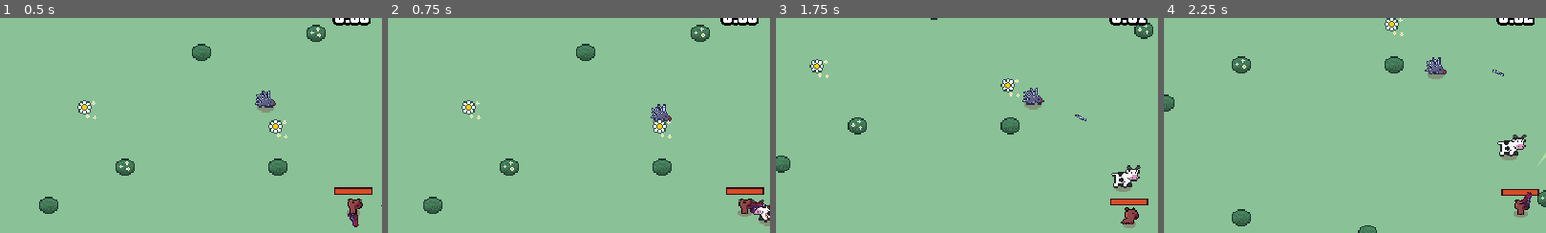
Above: before the commit, frames 1-4 (left to right).
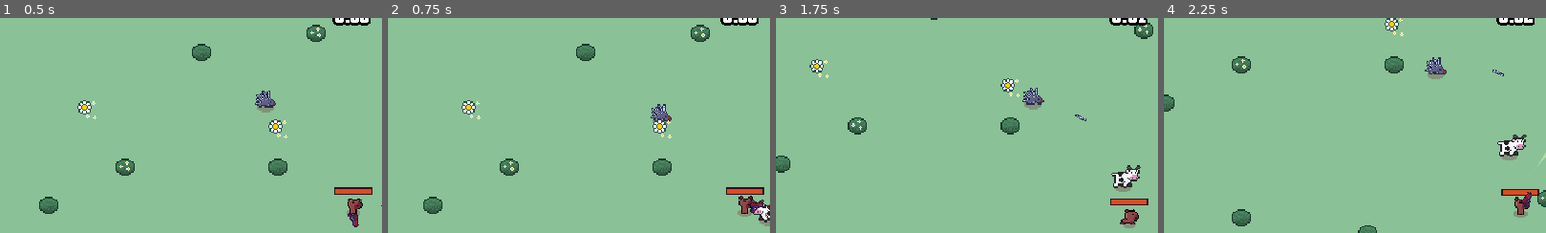
Above: after the commit, the same moments.

Repository: Sundwell/ritka-rampage
Game: Godot game, scene res://scenes/main/main.tscn
Two runs of this game, one before a commit and one after it. Both use one fixed random seed, a clock stepped at 60 frames per second and the inputs below.
Inputs (mouse positions are % of the whole screen's width and height, from its top left):
- Up to frame 1 (0.5 s): no input
- Up to frame 2 (0.75 s): move the mouse to (72, 45) at 0.52 s; press the mouse at (72, 45) at 0.53 s; hold D (move_right) from 0.53 s (still down)
- Up to frame 3 (1.75 s): move the mouse to (30, 55) at 1.27 s; release D (move_right) at 1.28 s; release the mouse at (30, 55) at 1.28 s; hold S (move_down) from 1.28 s (still down); click (30, 55) at 1.35 s
- Up to frame 4 (2.25 s): move the mouse to (60, 28) at 2.02 s; release S (move_down) at 2.03 s; press the mouse at (60, 28) at 2.03 s; hold D (move_right) from 2.03 s (still down); tap W (move_top) at 2.1 s
The pictures show only the part of the screen within x 4-54%, y 4-54%; the shares and areas given below are measured in that part.

Frame 1 is identical in both runs. In frame 2, 0.1% of the frame differs, in the area x 91-96%, y 82-89%; in frame 3, 0.1%, in the area x 90-95%, y 88-96%; in frame 4, less than 0.1%.

Commit message:
Added dummy sounds to player walking, running and shooting

Diff:
--- a/scenes/game_object/player/player.gd
+++ b/scenes/game_object/player/player.gd
@@ -11,7 +11,9 @@
 
 @onready var health_component = $HealthComponent
 @onready var weapon_controller = $WeaponController
-@onready var sprite: AnimatedSprite2D = $AnimatedSprite2D
+@onready var step_sound: AudioStreamPlayer = $SFX/Step
+@onready var animation_player = $AnimationPlayer
+@onready var visuals = $Visuals
 
 
 func _ready():
@@ -38,9 +40,9 @@
 
 func flip():
 	if velocity.x < 0:
-		sprite.flip_h = true
+		visuals.scale.x = -1
 	elif velocity.x > 0:
-		sprite.flip_h = false
+		visuals.scale.x = 1
 
 
 func get_movement_direction() -> Vector2:
@@ -55,10 +57,13 @@
 	var target_velocity = direction.normalized() * speed
 	velocity = velocity.lerp(target_velocity, 1.0 - exp(-ACCELERATION_SMOOTHING * get_physics_process_delta_time()))
 
+	#step_sound.playing = true
+
 
 #region States
 func enter_state_idle():
-	sprite.play('idle')
+	animation_player.play("idle")
+	step_sound.stop()
 	velocity = Vector2.ZERO
 	weapon_controller.visible = true
 
@@ -81,14 +86,14 @@
 
 	if mutations.has(MutationUpgrade.Type.RUN_WHILE_SHOOTING):
 		weapon_controller.visible = true
-		sprite.play("run")
+		animation_player.play("run")
 	else:
 		if is_shooting:
 			weapon_controller.visible = true
-			sprite.play("walk")
+			animation_player.play("walk")
 		else:
 			weapon_controller.visible = false
-			sprite.play("run")
+			animation_player.play("run")
 #endregion
 
 
--- a/scenes/game_object/player/player.tscn
+++ b/scenes/game_object/player/player.tscn
@@ -7,84 +7,124 @@
 [ext_resource type="PackedScene" uid="uid://cwatwkjukjlvd" path="res://scenes/components/hurtbox_component.tscn" id="3_477au"]
 [ext_resource type="PackedScene" uid="uid://bgs3jisn4rlps" path="res://scenes/components/floating_text/health_changed_text_spawner_component.tscn" id="3_utin2"]
 [ext_resource type="PackedScene" uid="uid://cgti0dc327rmr" path="res://scenes/weapons/weapon_controller/weapon_controller.tscn" id="4_erw3t"]
+[ext_resource type="AudioStream" uid="uid://cjujexkrkwpfb" path="res://scenes/game_object/player/sfx/step.wav" id="5_7v2s2"]
 [ext_resource type="PackedScene" uid="uid://cf5byk2x3b7ae" path="res://scenes/components/health_bar_component.tscn" id="8_cdija"]
+
+[sub_resource type="Animation" id="Animation_h1ibp"]
+resource_name = "run"
+length = 0.3
+loop_mode = 1
+step = 0.05
+tracks/0/type = "value"
+tracks/0/imported = false
+tracks/0/enabled = true
+tracks/0/path = NodePath("Visuals/Sprite2D:frame")
+tracks/0/interp = 1
+tracks/0/loop_wrap = true
+tracks/0/keys = {
+"times": PackedFloat32Array(0, 0.15),
+"transitions": PackedFloat32Array(1, 1),
+"update": 1,
+"values": [4, 5]
+}
+tracks/1/type = "value"
+tracks/1/imported = false
+tracks/1/enabled = true
+tracks/1/path = NodePath("SFX/Step:playing")
+tracks/1/interp = 1
+tracks/1/loop_wrap = true
+tracks/1/keys = {
+"times": PackedFloat32Array(0),
+"transitions": PackedFloat32Array(1),
+"update": 1,
+"values": [true]
+}
+
+[sub_resource type="Animation" id="Animation_ua7qg"]
+resource_name = "idle"
+length = 0.8
+loop_mode = 1
+step = 0.2
+tracks/0/type = "value"
+tracks/0/imported = false
+tracks/0/enabled = true
+tracks/0/path = NodePath("Visuals/Sprite2D:frame")
+tracks/0/interp = 1
+tracks/0/loop_wrap = true
+tracks/0/keys = {
+"times": PackedFloat32Array(0, 0.2, 0.4, 0.6),
+"transitions": PackedFloat32Array(1, 1, 1, 1),
+"update": 1,
+"values": [0, 1, 2, 3]
+}
+
+[sub_resource type="Animation" id="Animation_xh0by"]
+length = 0.001
+tracks/0/type = "value"
+tracks/0/imported = false
+tracks/0/enabled = true
+tracks/0/path = NodePath("Visuals/Sprite2D:frame")
+tracks/0/interp = 1
+tracks/0/loop_wrap = true
+tracks/0/keys = {
+"times": PackedFloat32Array(0),
+"transitions": PackedFloat32Array(1),
+"update": 1,
+"values": [0]
+}
+tracks/1/type = "value"
+tracks/1/imported = false
+tracks/1/enabled = true
+tracks/1/path = NodePath("SFX/Step:playing")
+tracks/1/interp = 1
+tracks/1/loop_wrap = true
+tracks/1/keys = {
+"times": PackedFloat32Array(0),
+"transitions": PackedFloat32Array(1),
+"update": 1,
+"values": [false]
+}
+
+[sub_resource type="Animation" id="Animation_p8w2y"]
+resource_name = "walk"
+length = 0.4
+loop_mode = 1
+step = 0.1
+tracks/0/type = "value"
+tracks/0/imported = false
+tracks/0/enabled = true
+tracks/0/path = NodePath("Visuals/Sprite2D:frame")
+tracks/0/interp = 1
+tracks/0/loop_wrap = true
+tracks/0/keys = {
+"times": PackedFloat32Array(0, 0.2),
+"transitions": PackedFloat32Array(1, 1),
+"update": 1,
+"values": [0, 2]
+}
+tracks/1/type = "value"
+tracks/1/imported = false
+tracks/1/enabled = true
+tracks/1/path = NodePath("SFX/Step:playing")
+tracks/1/interp = 1
+tracks/1/loop_wrap = true
+tracks/1/keys = {
+"times": PackedFloat32Array(0),
+"transitions": PackedFloat32Array(1),
+"update": 1,
+"values": [true]
+}
+
+[sub_resource type="AnimationLibrary" id="AnimationLibrary_1615c"]
+_data = {
+"RESET": SubResource("Animation_xh0by"),
+"idle": SubResource("Animation_ua7qg"),
+"run": SubResource("Animation_h1ibp"),
+"walk": SubResource("Animation_p8w2y")
+}
 
 [sub_resource type="CircleShape2D" id="CircleShape2D_tjwd4"]
 radius = 32.0
-
-[sub_resource type="AtlasTexture" id="AtlasTexture_dtope"]
-atlas = ExtResource("1_aes1j")
-region = Rect2(0, 0, 16, 16)
-
-[sub_resource type="AtlasTexture" id="AtlasTexture_0n74r"]
-atlas = ExtResource("1_aes1j")
-region = Rect2(16, 0, 16, 16)
-
-[sub_resource type="AtlasTexture" id="AtlasTexture_li5ou"]
-atlas = ExtResource("1_aes1j")
-region = Rect2(32, 0, 16, 16)
-
-[sub_resource type="AtlasTexture" id="AtlasTexture_iiqp5"]
-atlas = ExtResource("1_aes1j")
-region = Rect2(48, 0, 16, 16)
-
-[sub_resource type="AtlasTexture" id="AtlasTexture_3x3as"]
-atlas = ExtResource("1_aes1j")
-region = Rect2(0, 16, 16, 16)
-
-[sub_resource type="AtlasTexture" id="AtlasTexture_d4xka"]
-atlas = ExtResource("1_aes1j")
-region = Rect2(16, 16, 16, 16)
-
-[sub_resource type="AtlasTexture" id="AtlasTexture_eun0i"]
-atlas = ExtResource("1_aes1j")
-region = Rect2(32, 0, 16, 16)
-
-[sub_resource type="AtlasTexture" id="AtlasTexture_l6aby"]
-atlas = ExtResource("1_aes1j")
-region = Rect2(48, 0, 16, 16)
-
-[sub_resource type="SpriteFrames" id="SpriteFrames_vjnt0"]
-animations = [{
-"frames": [{
-"duration": 1.0,
-"texture": SubResource("AtlasTexture_dtope")
-}, {
-"duration": 1.0,
-"texture": SubResource("AtlasTexture_0n74r")
-}, {
-"duration": 1.0,
-"texture": SubResource("AtlasTexture_li5ou")
-}, {
-"duration": 1.0,
-"texture": SubResource("AtlasTexture_iiqp5")
-}],
-"loop": true,
-"name": &"idle",
-"speed": 5.0
-}, {
-"frames": [{
-"duration": 1.0,
-"texture": SubResource("AtlasTexture_3x3as")
-}, {
-"duration": 1.0,
-"texture": SubResource("AtlasTexture_d4xka")
-}],
-"loop": true,
-"name": &"run",
-"speed": 8.0
-}, {
-"frames": [{
-"duration": 1.0,
-"texture": SubResource("AtlasTexture_eun0i")
-}, {
-"duration": 1.0,
-"texture": SubResource("AtlasTexture_l6aby")
-}],
-"loop": true,
-"name": &"walk",
-"speed": 5.0
-}]
 
 [sub_resource type="CircleShape2D" id="CircleShape2D_4sibk"]
 radius = 5.0
@@ -105,6 +145,33 @@
 
 [node name="WeaponController" parent="." instance=ExtResource("4_erw3t")]
 position = Vector2(0, -5)
+
+[node name="SFX" type="Node" parent="."]
+
+[node name="Step" type="AudioStreamPlayer" parent="SFX"]
+stream = ExtResource("5_7v2s2")
+volume_db = -24.0
+
+[node name="AnimationPlayer" type="AnimationPlayer" parent="."]
+libraries = {
+"": SubResource("AnimationLibrary_1615c")
+}
+autoplay = "idle"
+
+[node name="Visuals" type="Node2D" parent="."]
+
+[node name="Shadow" type="Sprite2D" parent="Visuals"]
+modulate = Color(0.494118, 0.454902, 0.4, 0.607843)
+position = Vector2(0, -8)
+scale = Vector2(0.96875, 0.96875)
+texture = ExtResource("3_6ka02")
+offset = Vector2(0, 5)
+
+[node name="Sprite2D" type="Sprite2D" parent="Visuals"]
+texture = ExtResource("1_aes1j")
+offset = Vector2(0, -8)
+hframes = 4
+vframes = 2
 
 [node name="PlayerPickupbox" type="Area2D" parent="."]
 visible = false
@@ -114,19 +181,6 @@
 
 [node name="CollisionShape2D" type="CollisionShape2D" parent="PlayerPickupbox"]
 shape = SubResource("CircleShape2D_tjwd4")
-
-[node name="Shadow" type="Sprite2D" parent="."]
-modulate = Color(0.494118, 0.454902, 0.4, 0.607843)
-position = Vector2(0, -8)
-scale = Vector2(0.96875, 0.96875)
-texture = ExtResource("3_6ka02")
-offset = Vector2(0, 5)
-
-[node name="AnimatedSprite2D" type="AnimatedSprite2D" parent="."]
-position = Vector2(0, -8)
-sprite_frames = SubResource("SpriteFrames_vjnt0")
-animation = &"idle"
-autoplay = "idle"
 
 [node name="HurtboxComponent" parent="." node_paths=PackedStringArray("health_component") instance=ExtResource("3_477au")]
 position = Vector2(0, -5)
--- a/scenes/weapons/pistol/pistol.gd
+++ b/scenes/weapons/pistol/pistol.gd
@@ -8,6 +8,7 @@
 
 @onready var shoot_position = $ShootPosition
 @onready var reload_timer: Timer = $ReloadTimer
+@onready var shoot_sound: AudioStreamPlayer = $SFX/Shoot
 
 
 func _ready():
@@ -30,8 +31,9 @@
 	bullet.rotation = global_rotation
 
 	var entities = get_tree().get_first_node_in_group(Constants.GROUPS.ENTITIES_LAYER)
+	entities.add_child(bullet)
 
-	entities.add_child(bullet)
+	shoot_sound.play()
 
 
 func on_reload_timer_timeout():
--- a/scenes/weapons/pistol/pistol.tscn
+++ b/scenes/weapons/pistol/pistol.tscn
@@ -1,8 +1,9 @@
-[gd_scene load_steps=4 format=3 uid="uid://vpugf0fbno2e"]
+[gd_scene load_steps=5 format=3 uid="uid://vpugf0fbno2e"]
 
 [ext_resource type="Script" path="res://scenes/weapons/pistol/pistol.gd" id="1_8fjpu"]
 [ext_resource type="Texture2D" uid="uid://cwk4lvfawo8db" path="res://scenes/weapons/pistol/pistol.png" id="1_xbhbj"]
 [ext_resource type="PackedScene" uid="uid://ck6vo5d385q3c" path="res://scenes/weapons/pistol/pistol_bullet/pistol_bullet.tscn" id="2_wilu3"]
+[ext_resource type="AudioStream" uid="uid://bb8pliwdcj7wg" path="res://scenes/weapons/pistol/sfx/shoot.wav" id="4_it1t1"]
 
 [node name="Pistol" type="Node2D"]
 z_index = 1
@@ -18,3 +19,9 @@
 
 [node name="ReloadTimer" type="Timer" parent="."]
 wait_time = 0.3
+
+[node name="SFX" type="Node" parent="."]
+
+[node name="Shoot" type="AudioStreamPlayer" parent="SFX"]
+stream = ExtResource("4_it1t1")
+volume_db = -16.0
Not shown: 1 places in scenes/game_object/player/player.tscn that only renumber resources
Not shown, added: scenes/game_object/player/sfx/step.wav.import
Not shown, added: scenes/weapons/pistol/sfx/shoot.wav.import
Not shown, added: scenes/game_object/player/sfx/step.wav
Not shown, added: scenes/weapons/pistol/sfx/shoot.wav
